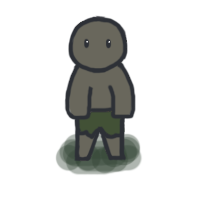
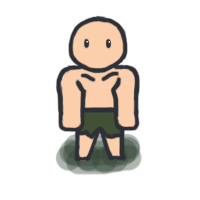
Layered file, before and after one edit (200×200). Changes by layer:
painted on "图层 48" over (81, 107, 117, 113)
painted on "图层 46" over (55, 56, 140, 133)
painted on "图层 50" over (58, 20, 139, 161)
